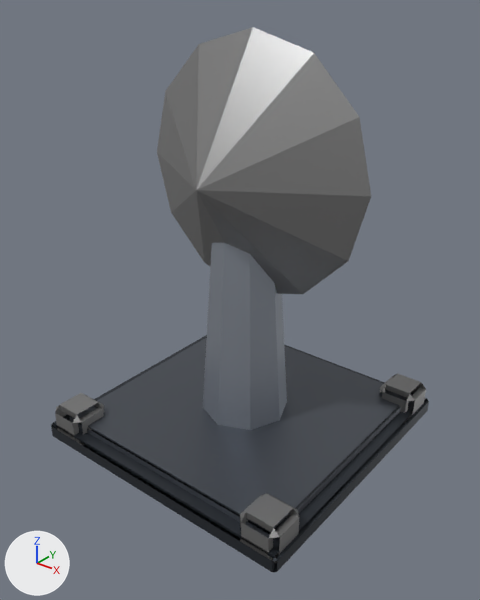
A saved change to the glTF model assets/models/radar.glb.
Rendered twice from a 50 mm camera at (40.2, -51.2, 48.0) aimed at (0.9, -2.1, 17.5). Every picture has the same lights, and +X, +Y and +Z are marked at lower left. The picture after the commit comes second. Vertices at exactly the same position are counted once.

In view in the first picture: 'body', 'spinner'.
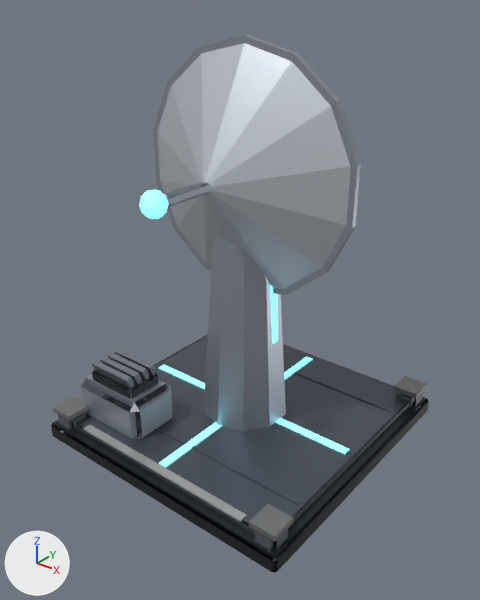
Edits to the bpy script that builds the scene:
```text
Add mat_deck:
    mat_deck = principled_material('Deck')
    mat_deck.base_color = (0.0331, 0.0382, 0.0467)  # dark grey #33373d
    mat_deck.metallic = 0.7
    mat_deck.roughness = 0.42
Change me_bodymesh:
    remove me_bodymesh.from_pydata(...)  # 164 vertices, 296 faces; spans x -16.0..16.0, y -16.0..16.0, z 0.0..28.0
    remove me_bodymesh.materials.append(mat_concrete)  # dark grey #5b6068
    add me_bodymesh.from_pydata(...)  # 524 vertices, 888 faces; spans x -16.0..16.0, y -16.0..16.0, z 0.0..31.2
    me_bodymesh part 1: the loose piece of 24 vertices spanning x -14.4..14.4, y -14.4..14.4, z 1.6..2.8 is scaled about its middle by (1.02, 1.02, 0.833), in mat_hulldark (grey #5f6670)
    me_bodymesh part 2: a new loose piece, a box spanning x -14.08..14.08, y 9.41..9.79, z 2.62..2.82, in mat_hulldark (grey #5f6670)
    me_bodymesh part 3: a new loose piece, a box spanning x -14.08..14.08, y -9.79..-9.41, z 2.62..2.82, in mat_hulldark (grey #5f6670)
    me_bodymesh part 4: a new loose piece, a box spanning x 4.16..13.76, y -0.48..0.48, z 2.66..2.82, in mat_glow (cyan #8ef6ff, glowing cyan #8ef6ff)
    me_bodymesh part 5: a new loose piece, a box spanning x -0.48..0.48, y -13.76..-4.16, z 2.66..2.82, in mat_glow (cyan #8ef6ff, glowing cyan #8ef6ff)
    me_bodymesh part 6: a new loose piece, a box spanning x -13.76..-4.16, y -0.48..0.48, z 2.66..2.82, in mat_glow (cyan #8ef6ff, glowing cyan #8ef6ff)
    me_bodymesh part 7: a new loose piece, a box spanning x -0.48..0.48, y 4.16..13.76, z 2.66..2.82, in mat_glow (cyan #8ef6ff, glowing cyan #8ef6ff)
    me_bodymesh part 8: the loose piece of 24 vertices spanning x 11.2..15.7, y -15.7..-11.2, z 0.0..4.4 is scaled about its middle by (0.569, 0.569, 0.649), then moved by (0.6, -0.6, 0.0), in mat_steel (grey #7d838c)
    me_bodymesh part 9: the loose piece of 24 vertices spanning x 11.2..15.7, y 11.2..15.7, z 0.0..4.4 is scaled about its middle by (0.569, 0.569, 0.649), then moved by (0.6, 0.6, 0.0), in mat_steel (grey #7d838c)
    me_bodymesh part 10: the loose piece of 24 vertices spanning x -15.7..-11.2, y -15.7..-11.2, z 0.0..4.4 is scaled about its middle by (0.569, 0.569, 0.649), then moved by (-0.6, -0.6, 0.0), in mat_steel (grey #7d838c)
    me_bodymesh part 11: a new loose piece, a box spanning x 12.64..15.52, y -15.52..-12.64, z 3.5..4.1, in mat_team (grey #8f8f8f)
    me_bodymesh part 12: a new loose piece, a box spanning x 12.64..15.52, y 12.64..15.52, z 3.5..4.1, in mat_team (grey #8f8f8f)
    me_bodymesh part 13: a new loose piece, a box spanning x -15.52..-12.64, y -15.52..-12.64, z 3.5..4.1, in mat_team (grey #8f8f8f)
    me_bodymesh part 14: a new loose piece, a box spanning x -11.2..11.2, y -14.88..-13.92, z 2.62..2.82, in mat_teamlight (light grey #c4c4c4)
    me_bodymesh part 15: 12 vertices removed from x -5.1..5.1, y -3.6..3.6, z 0.8..28.0; 168 vertices added at x -14.4..4.9, y -12.8..5.5, z 0.8..30.4
    me_bodymesh part 16: 44 faces spanning x -16.0..16.0, y -16.0..16.0, z 0.0..2.0 switch from mat_rubber (dark grey #3a3f46) to mat_deck (dark grey #33373d)
    other edits to the shape of me_bodymesh do not show in these pictures
    add me_bodymesh.materials.append(mat_hulldark)  # grey #5f6670
    add me_bodymesh.materials.append(mat_glow)  # cyan #8ef6ff, glowing cyan #8ef6ff
    add me_bodymesh.materials.append(mat_steel)  # grey #7d838c
    add me_bodymesh.materials.append(mat_teamlight)  # light grey #c4c4c4
    add me_bodymesh.materials.append(mat_hulllight)  # light grey #d2d8e0
Change me_spinnermesh:
    remove me_spinnermesh.from_pydata(...)  # 39 vertices, 68 faces; spans x -13.4..13.4, y -7.4..8.0, z -13.4..13.4
    add me_spinnermesh.from_pydata(...)  # 174 vertices, 304 faces; spans x -12.5..12.5, y -14.1..8.0, z -12.8..12.8
    me_spinnermesh part 17: the loose piece of 15 vertices spanning x -13.4..13.4, y -7.4..1.0, z -13.4..13.4 is rebuilt with 17 vertices and now spans x -12.5..12.5, y -6.4..0.0, z -12.8..12.8, in mat_hulllight (light grey #d2d8e0)
    me_spinnermesh part 18: a new loose piece of 69 vertices spanning x -1.3..1.3, y -14.1..-11.5, z -1.3..1.3, in mat_glow (cyan #8ef6ff, glowing cyan #8ef6ff)
    me_spinnermesh part 19: a new loose piece of 32 vertices spanning x -12.5..12.5, y -0.3..0.3, z -12.8..12.8, in mat_hull (grey #a2a9b4)
    me_spinnermesh part 20: a new loose piece of 24 vertices spanning x -0.5..0.5, y -12.8..3.2, z -0.5..0.5, in mat_steel (grey #7d838c)
    other edits to the shape of me_spinnermesh do not show in these pictures
    add me_spinnermesh.materials.append(mat_hull)  # grey #a2a9b4
    add me_spinnermesh.materials.append(mat_steel)  # grey #7d838c
    add me_spinnermesh.materials.append(mat_glow)  # cyan #8ef6ff, glowing cyan #8ef6ff
    add me_spinnermesh.materials.append(mat_hulldark)  # grey #5f6670
```

What differs and where, as boxes (x1, y1, x2, y2) in the pictures (480 x 600 px; the box of a moved part takes in the faces that stretch with it):
'body', reshaped: before (51, 243, 429, 573); after (51, 239, 429, 573)
'spinner', reshaped: before (157, 27, 371, 294); after (139, 35, 361, 294)
part 1 of me_bodymesh, moved or reshaped: before (70, 338, 412, 539); after (66, 336, 415, 543)
part 2 of me_bodymesh, added: after (284, 367, 393, 412)
part 3 of me_bodymesh, added: after (105, 399, 300, 505)
part 4 of me_bodymesh, added (cyan): after (275, 418, 350, 454)
part 5 of me_bodymesh, added (cyan): after (159, 422, 222, 467)
part 6 of me_bodymesh, added: after (159, 365, 205, 389)
part 7 of me_bodymesh, added: after (284, 356, 313, 379)
part 8 of me_bodymesh, moved or reshaped: before (240, 493, 299, 563); after (254, 529, 288, 556)
part 9 of me_bodymesh, moved or reshaped: before (379, 374, 426, 424); after (396, 392, 423, 413)
part 10 of me_bodymesh, moved or reshaped: before (55, 393, 104, 445); after (58, 412, 86, 436)
part 11 of me_bodymesh, added: after (249, 504, 294, 542)
part 12 of me_bodymesh, added: after (394, 376, 427, 399)
part 13 of me_bodymesh, added: after (53, 396, 89, 421)
part 14 of me_bodymesh, added: after (83, 425, 247, 522)
part 15 of me_bodymesh, built on: before (203, 243, 287, 430); after (81, 239, 286, 439)
part 16 of me_bodymesh, edited (looks the same): (51, 335, 429, 573) in both
part 17 of me_spinnermesh, rebuilt (9% narrower, 8% shorter): before (157, 27, 371, 294); after (157, 43, 351, 289)
part 18 of me_spinnermesh, added (cyan): after (139, 190, 168, 219)
part 19 of me_spinnermesh, added: after (153, 35, 361, 294)
part 20 of me_spinnermesh, added: after (165, 182, 209, 206)
